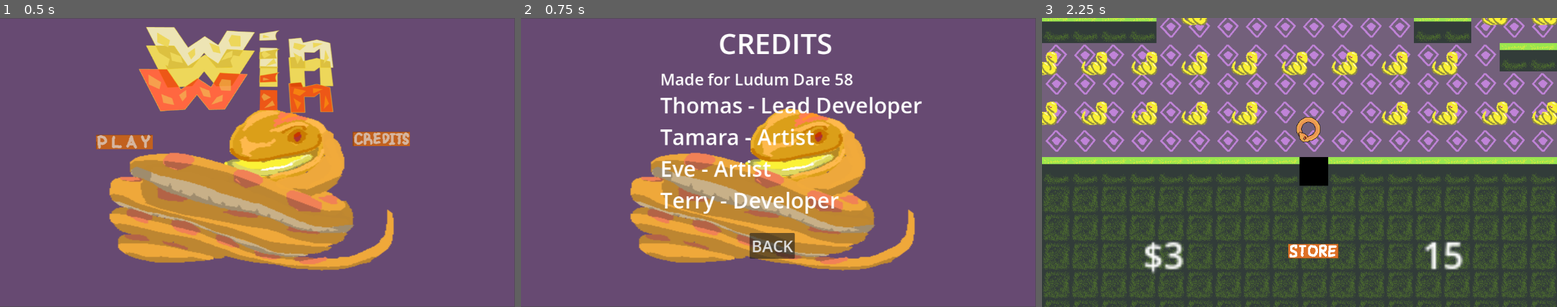
Above: before the commit, frames 1-3 (left to right).
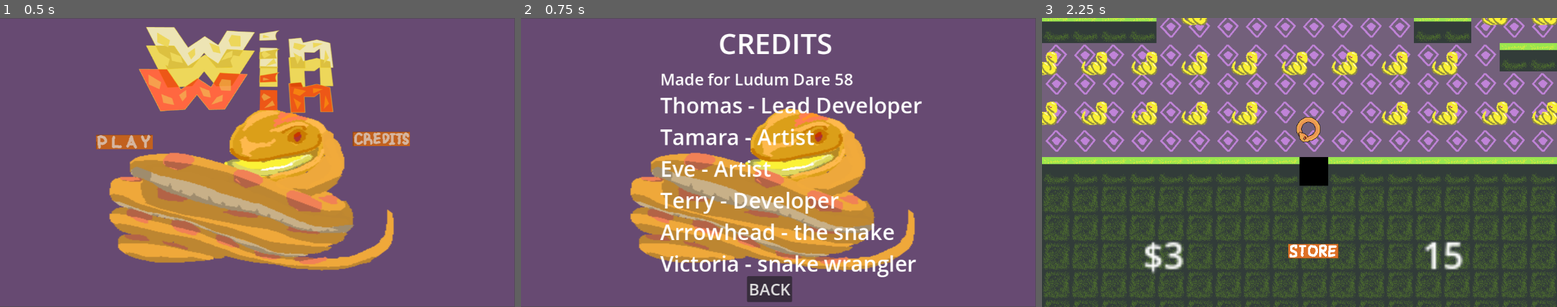
Above: after the commit, the same moments.

Repository: tgruenewald/LD58
Game: Godot game, scene res://scenes/main_menu.tscn
The game is run twice, just before and just after one commit, with the same random seed, the same clock (stepped at 60 frames per second) and the same inputs.
Inputs (mouse positions are in pixels of both pictures, inside the frame that each line leads up to):
- Up to frame 1 (0.5 s): no input
- Up to frame 2 (0.75 s): click (902, 139) at 0.5 s
- Up to frame 3 (2.25 s): click "BACK" at 1.25 s; click (1165, 145) at 2 s

Frame 1 is identical in both runs. In frame 2, 3.6% of the frame differs, in the area x 27-77%, y 71-99%; in frame 3, nothing differs.

Commit message:
added snake and Victoria to credits

Diff:
--- a/scenes/credits.tscn
+++ b/scenes/credits.tscn
@@ -62,10 +62,22 @@
 text = "Terry - Developer"
 vertical_alignment = 1
 
+[node name="ArrowheadLabel" type="Label" parent="CreditsList"]
+layout_mode = 2
+theme_override_font_sizes/font_size = 48
+text = "Arrowhead - the snake"
+vertical_alignment = 1
+
+[node name="VictoriaLabel" type="Label" parent="CreditsList"]
+layout_mode = 2
+theme_override_font_sizes/font_size = 48
+text = "Victoria - snake wrangler"
+vertical_alignment = 1
+
 [node name="BackButton" type="Button" parent="."]
-offset_left = -400.0
-offset_top = 20.0
-offset_right = -340.0
-offset_bottom = 60.0
+offset_left = -406.0
+offset_top = 117.0
+offset_right = -305.0
+offset_bottom = 175.0
 theme_override_font_sizes/font_size = 36
 text = "BACK"
